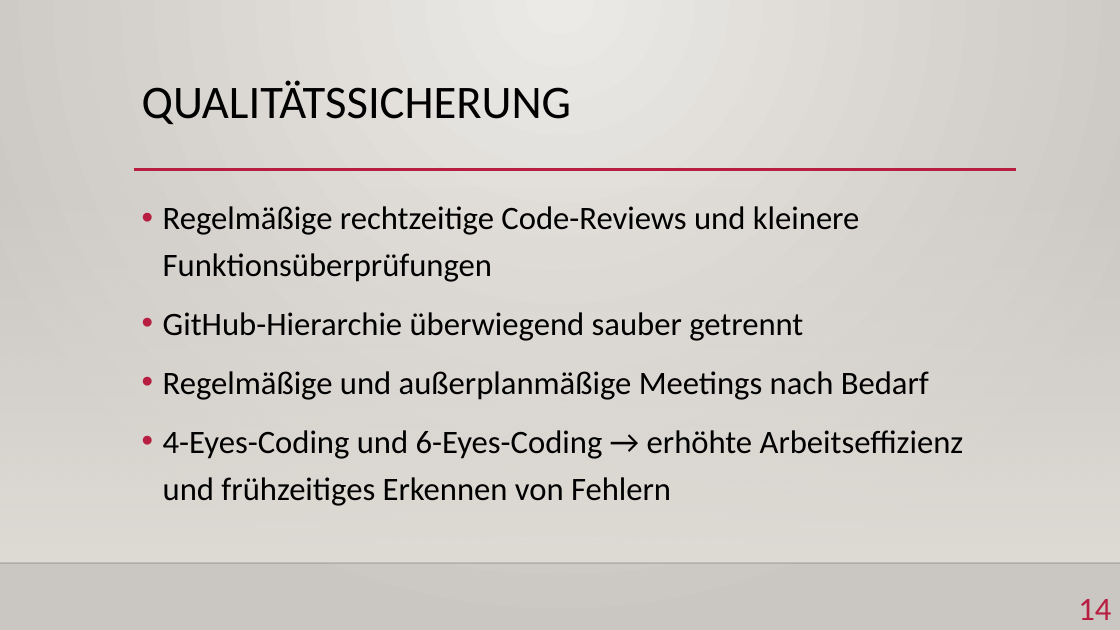
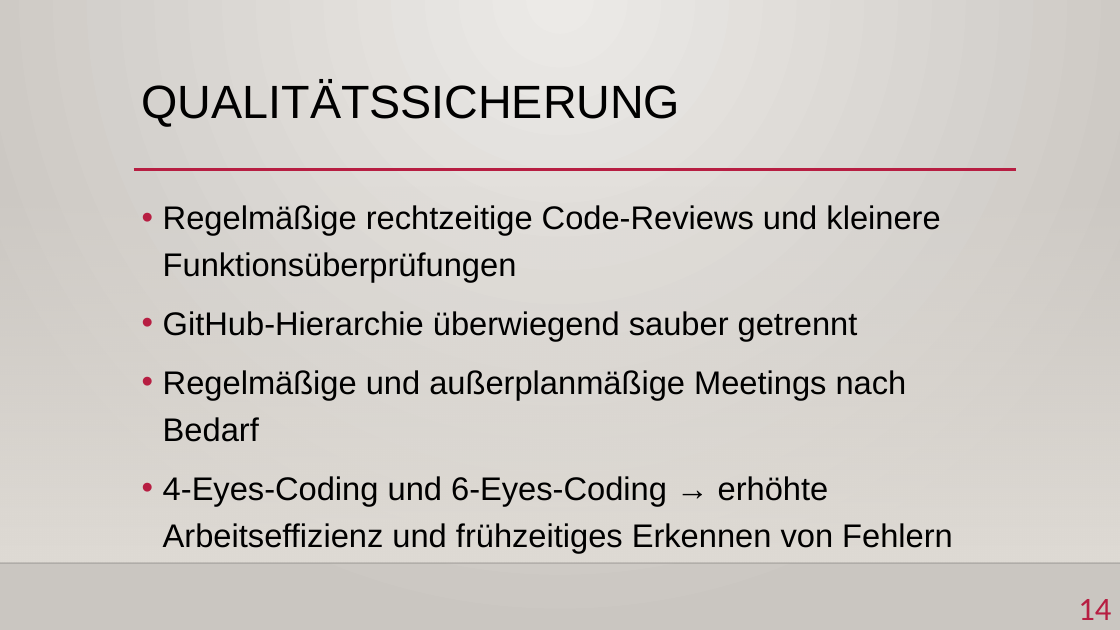
Before and after one commit to yschiebelhut/Geburtstagskalender, a slide deck: slide 14 of MyCalendar.pptx. Drawn at 1120x630 pixels with LibreOffice and Linux fonts; fonts in the diff are those of the drawing; background and template pictures are left out. Boxes give left, top, right and bottom in pixels: in the first picture for what was removed or moved away, otherwise in the second. Text is boxed around its words. In the diff, an @@ line names an element or a change of style, - is before the commit and + after.

Commit message:
change the sequence of same slides + change the wrong font on some slides

```diff
--- a/MyCalendar.pptx
+++ b/MyCalendar.pptx
@@ title "QUALITÄTSSICHERUNG" at <box>142,81,680,127</box>: font Calibri to Arial @@
@@ text "Regelmäßige rechtzeitige Code-Reviews und kleinere ..." at <box>163,205,953,553</box>: font Calibri to Arial @@
```
Also in this commit, not shown: 7 other slides changed.
